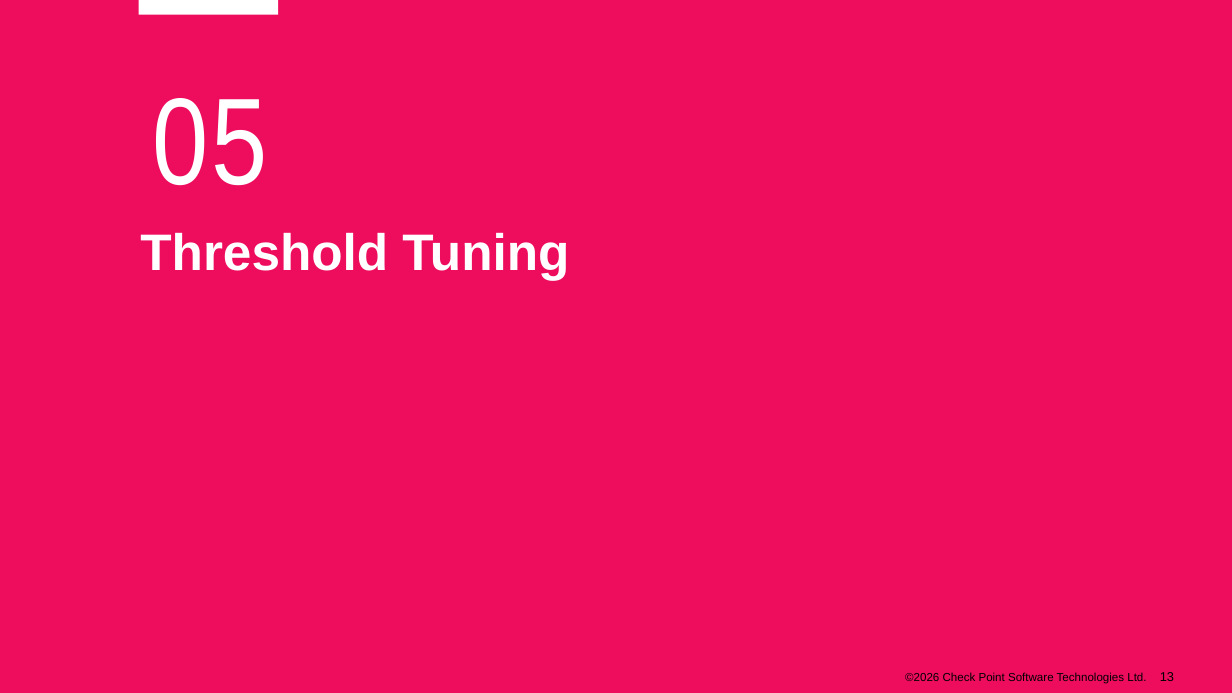
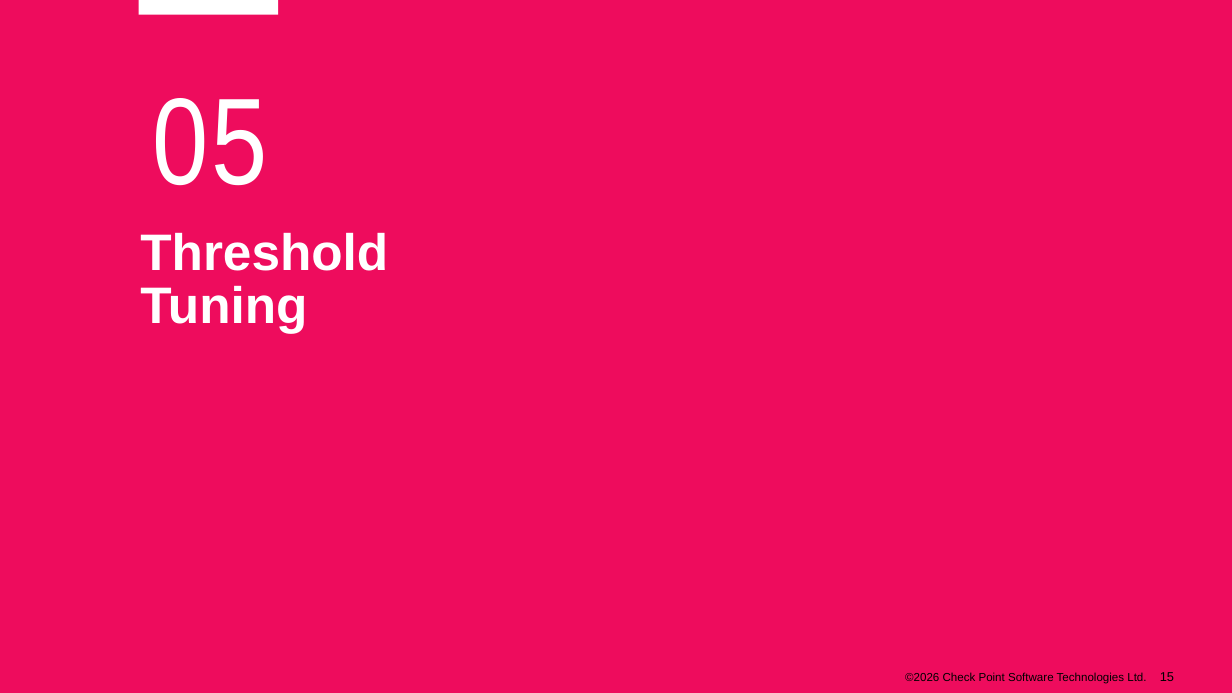
Before and after one commit to alshawwaf/ai-basic-training, a slide deck: slide 15 of stage1_classic_ml/05_model_evaluation/Lecture-5-Model-Evaluation.pptx (slide 13 before the commit). Drawn at 1232x693 pixels with LibreOffice and Linux fonts; fonts in the diff are those of the drawing; background and template pictures are left out. Boxes give left, top, right and bottom in pixels: in the first picture for what was removed or moved away, otherwise in the second. Text is boxed around its words. In the diff, an @@ line names an element or a change of style, - is before the commit and + after.

```diff
--- a/stage1_classic_ml/05_model_evaluation/Lecture-5-Model-Evaluation.pptx
+++ b/stage1_classic_ml/05_model_evaluation/Lecture-5-Model-Evaluation.pptx
@@ text at box(140, 232, 388, 333): text changed @@
-Threshold Tuning
+Threshold
+Tuning
@@ page number at box(1160, 672, 1174, 681): text changed @@
-13
+15
```
Also in this commit, not shown: 10 other slides changed, 5 slides added, 3 slides removed.
